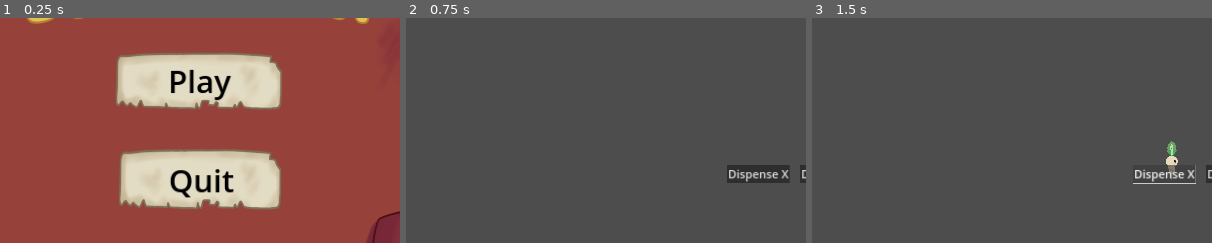
Above: before the commit, frames 1-3 (left to right).
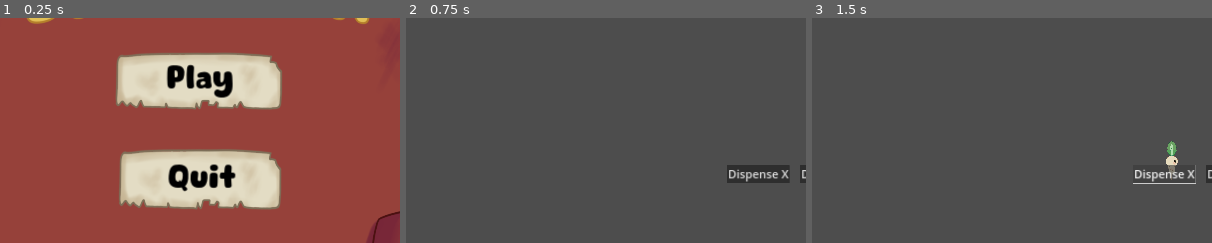
Above: after the commit, the same moments.

Repository: BoopEnthusiast/Cozy-Spring-Jam-2024
Game: Godot game, scene res://scenes/main_menu_screen.tscn
Same seed, same stepped clock (60 frames per second), same inputs: the game is played once before the commit and once after it. Sound files missing from this copy of the repository are replaced by a short silence.
Inputs:
- Up to frame 1 (0.25 s): no input
- Up to frame 2 (0.75 s): click "Play" at 0.5 s
- Up to frame 3 (1.5 s): click "Dispense X" at 1.25 s
The pictures show only the part of the screen within x 28-78%, y 42-92%; the shares and areas given below are measured in that part.

The runs differ from the first frame. In frame 1, 2.8% of the frame differs, in the area x 41-59%, y 20-80%; in frame 2, nothing differs; in frame 3, nothing differs.

Commit message:
font colour edited

Diff:
--- a/scenes/main_menu_screen.tscn
+++ b/scenes/main_menu_screen.tscn
@@ -1,9 +1,10 @@
-[gd_scene load_steps=20 format=3 uid="uid://belsofbn0riec"]
+[gd_scene load_steps=21 format=3 uid="uid://belsofbn0riec"]
 
 [ext_resource type="Texture2D" uid="uid://bg4xaylew5rre" path="res://resources/cozy_start_screen.png" id="1_biymc"]
 [ext_resource type="Script" path="res://scripts/play.gd" id="1_l8pd7"]
 [ext_resource type="Texture2D" uid="uid://bx837ghe6851x" path="res://resources/cozy_buttons.png" id="2_670kk"]
 [ext_resource type="Script" path="res://scripts/quit.gd" id="2_2017o"]
+[ext_resource type="FontFile" uid="uid://jks4wykxqnld" path="res://resources/Cute_Dino.otf" id="2_sdj1u"]
 [ext_resource type="AudioStream" uid="uid://d38welgkx70k6" path="res://resources/Music/UI/UI-005.wav" id="5_yho6j"]
 
 [sub_resource type="AtlasTexture" id="AtlasTexture_rmiw6"]
@@ -90,6 +91,7 @@
 grow_horizontal = 2
 grow_vertical = 2
 theme_override_colors/font_color = Color(0, 0, 0, 1)
+theme_override_fonts/font = ExtResource("2_sdj1u")
 theme_override_font_sizes/font_size = 150
 theme_override_styles/normal = SubResource("StyleBoxTexture_8kg8o")
 theme_override_styles/hover = SubResource("StyleBoxTexture_epe0s")
@@ -114,6 +116,7 @@
 grow_horizontal = 2
 grow_vertical = 0
 theme_override_colors/font_color = Color(0, 0, 0, 1)
+theme_override_fonts/font = ExtResource("2_sdj1u")
 theme_override_font_sizes/font_size = 150
 theme_override_styles/normal = SubResource("StyleBoxTexture_d65jp")
 theme_override_styles/hover = SubResource("StyleBoxTexture_gshls")
--- a/scenes/pause_menu.tscn
+++ b/scenes/pause_menu.tscn
@@ -1,5 +1,6 @@
-[gd_scene load_steps=8 format=3 uid="uid://b4k1qoljldvsu"]
+[gd_scene load_steps=17 format=3 uid="uid://b4k1qoljldvsu"]
 
+[ext_resource type="FontFile" uid="uid://jks4wykxqnld" path="res://resources/Cute_Dino.otf" id="1_g68nq"]
 [ext_resource type="Texture2D" uid="uid://bx837ghe6851x" path="res://resources/cozy_buttons.png" id="1_nh88v"]
 [ext_resource type="Script" path="res://scripts/resume.gd" id="1_w77lj"]
 [ext_resource type="Script" path="res://scripts/back_to_main_menu.gd" id="2_brkmw"]
@@ -12,6 +13,22 @@
 [sub_resource type="StyleBoxTexture" id="StyleBoxTexture_xo3vl"]
 texture = SubResource("AtlasTexture_sj02b")
 
+[sub_resource type="AtlasTexture" id="AtlasTexture_mpvuh"]
+atlas = ExtResource("1_nh88v")
+region = Rect2(767.08, 559.506, 512, 173)
+margin = Rect2(0, 0, 100, 100)
+
+[sub_resource type="StyleBoxTexture" id="StyleBoxTexture_8d2tv"]
+texture = SubResource("AtlasTexture_mpvuh")
+
+[sub_resource type="AtlasTexture" id="AtlasTexture_bdvcj"]
+atlas = ExtResource("1_nh88v")
+region = Rect2(766.38, 557.672, 511, 175)
+margin = Rect2(0, 0, 100, 100)
+
+[sub_resource type="StyleBoxTexture" id="StyleBoxTexture_ssusi"]
+texture = SubResource("AtlasTexture_bdvcj")
+
 [sub_resource type="AtlasTexture" id="AtlasTexture_5bxoe"]
 atlas = ExtResource("1_nh88v")
 region = Rect2(762.9, 558.362, 523, 171)
@@ -19,6 +36,22 @@
 
 [sub_resource type="StyleBoxTexture" id="StyleBoxTexture_co74v"]
 texture = SubResource("AtlasTexture_5bxoe")
+
+[sub_resource type="AtlasTexture" id="AtlasTexture_kiot7"]
+atlas = ExtResource("1_nh88v")
+region = Rect2(758.6, 553.508, 520, 179)
+margin = Rect2(0, 0, 100, 100)
+
+[sub_resource type="StyleBoxTexture" id="StyleBoxTexture_p6ooo"]
+texture = SubResource("AtlasTexture_kiot7")
+
+[sub_resource type="AtlasTexture" id="AtlasTexture_2c3h4"]
+atlas = ExtResource("1_nh88v")
+region = Rect2(764.86, 562.19, 518, 168)
+margin = Rect2(0, 0, 100, 100)
+
+[sub_resource type="StyleBoxTexture" id="StyleBoxTexture_bblnb"]
+texture = SubResource("AtlasTexture_2c3h4")
 
 [node name="PauseLayer" type="CanvasLayer"]
 process_mode = 3
@@ -40,8 +73,11 @@
 anchor_right = 0.38099
 anchor_bottom = 0.644907
 theme_override_colors/font_color = Color(0, 0, 0, 1)
+theme_override_fonts/font = ExtResource("1_g68nq")
 theme_override_font_sizes/font_size = 100
 theme_override_styles/normal = SubResource("StyleBoxTexture_xo3vl")
+theme_override_styles/hover = SubResource("StyleBoxTexture_8d2tv")
+theme_override_styles/pressed = SubResource("StyleBoxTexture_ssusi")
 text = "Resume"
 script = ExtResource("1_w77lj")
 metadata/_edit_use_anchors_ = true
@@ -57,8 +93,11 @@
 grow_horizontal = 2
 grow_vertical = 2
 theme_override_colors/font_color = Color(0, 0, 0, 1)
+theme_override_fonts/font = ExtResource("1_g68nq")
 theme_override_font_sizes/font_size = 90
 theme_override_styles/normal = SubResource("StyleBoxTexture_co74v")
+theme_override_styles/hover = SubResource("StyleBoxTexture_p6ooo")
+theme_override_styles/pressed = SubResource("StyleBoxTexture_bblnb")
 text = "Back to Main Menu"
 script = ExtResource("2_brkmw")
 metadata/_edit_use_anchors_ = true
@@ -72,6 +111,8 @@
 offset_right = 1106.0
 offset_bottom = 575.0
 grow_horizontal = 2
+theme_override_colors/font_color = Color(0, 0, 0, 1)
+theme_override_fonts/font = ExtResource("1_g68nq")
 theme_override_font_sizes/font_size = 250
 text = "You are currently paused
 "
